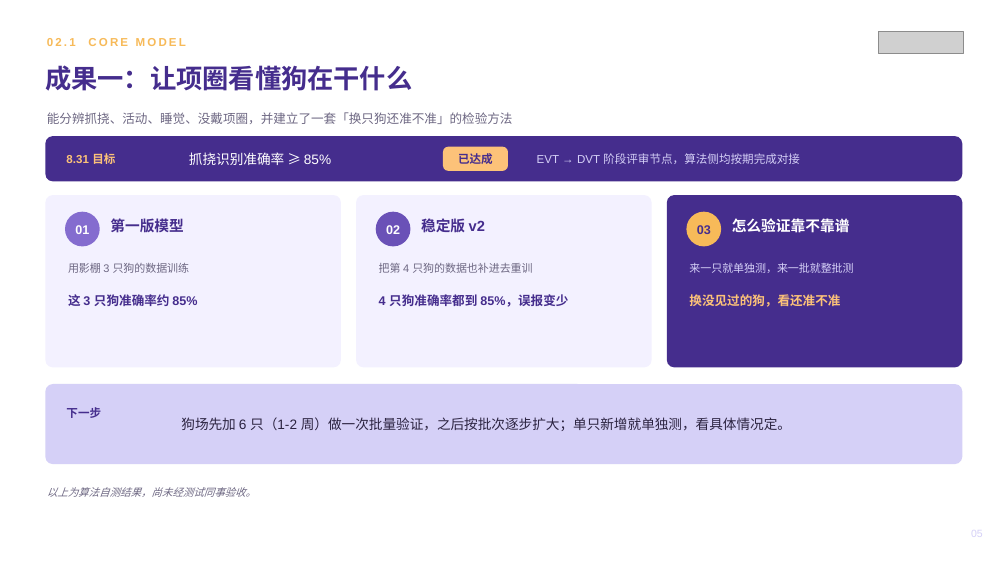
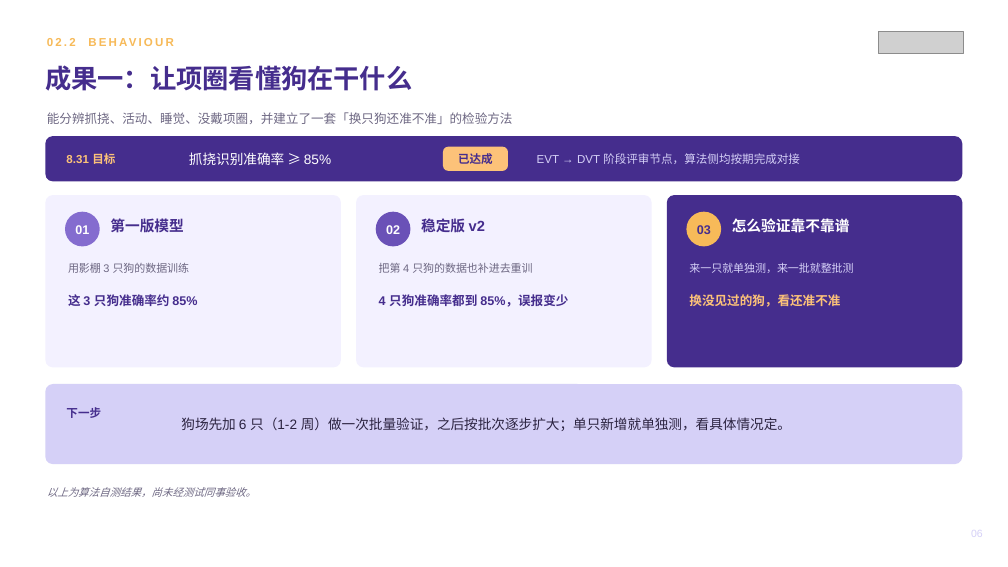
Before and after one commit to zhuyetuo/workplace_soft_skills, a slide deck: slide 6 of 转正述职/转正述职报告-Toky.pptx (slide 5 before the commit). Drawn at 1008x567 pixels with LibreOffice and Linux fonts; fonts in the diff are those of the drawing; grey boxes stand for pictures. Boxes give left, top, right and bottom in pixels: in the first picture for what was removed or moved away, otherwise in the second. Text is boxed around its words. In the diff, an @@ line names an element or a change of style, - is before the commit and + after.

```diff
--- a/转正述职/转正述职报告-Toky.pptx
+++ b/转正述职/转正述职报告-Toky.pptx
@@ text at [47,38,76,46]: text changed @@
-02.1 CORE MODEL
+02.2 BEHAVIOUR
```
Also in this commit, not shown: 8 other slides changed, 3 slides added, 2 slides removed, 2 other files.
